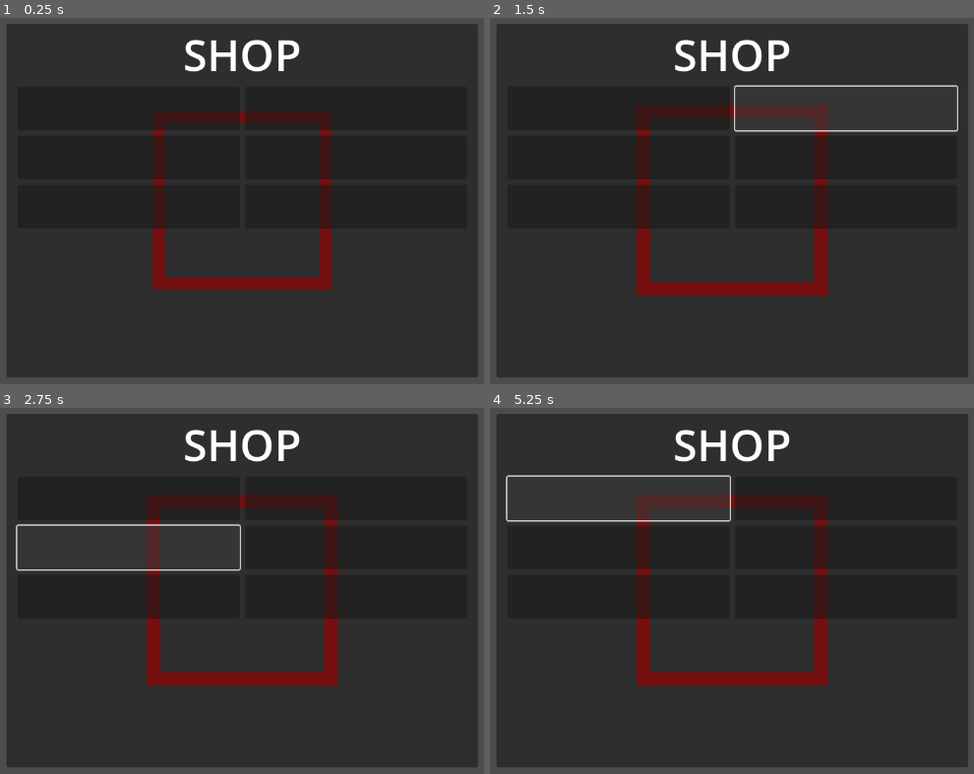
Above: before the commit, frames 1-4 (two rows, left to right).
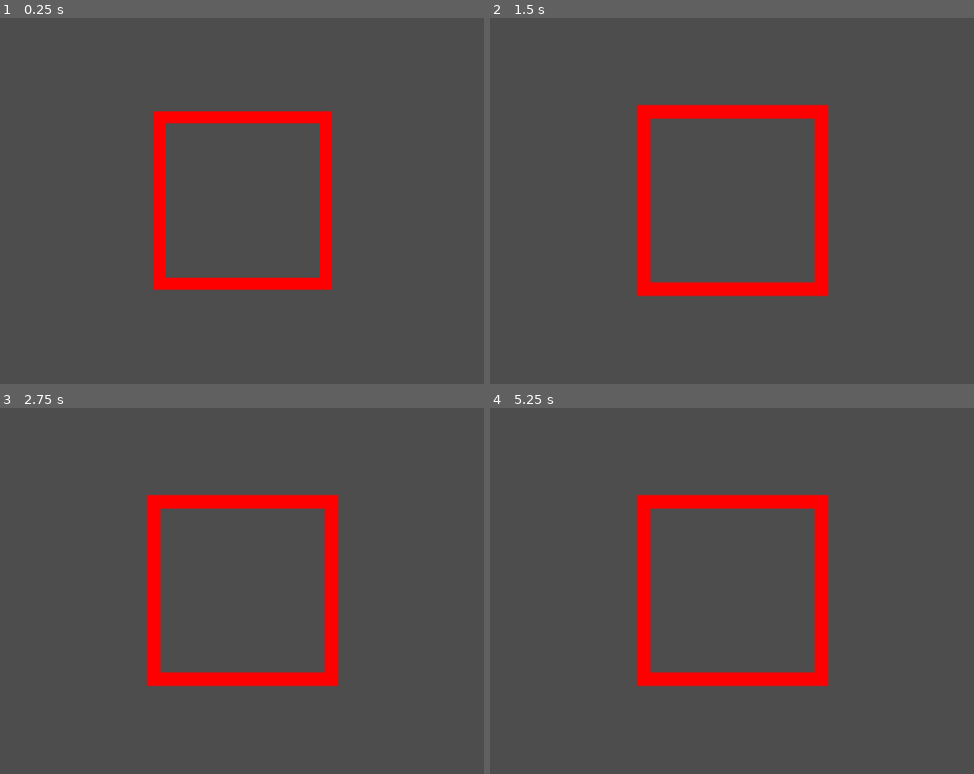
Above: after the commit, the same moments.

Repository: ketexon/ld56-team-3
Game: Godot game, scene res://game.tscn
Two runs of this game, one before a commit and one after it. Both use one fixed random seed, a clock stepped at 60 frames per second and the inputs below.
Inputs (mouse positions are in pixels of both pictures, inside the frame that each line leads up to):
- Up to frame 1 (0.25 s): no input
- Up to frame 2 (1.5 s): click (620, 109) at 0.52 s; click (848, 109) at 1.27 s
- Up to frame 3 (2.75 s): click (130, 547) at 2.02 s
- Up to frame 4 (5.25 s): click (848, 547) at 2.77 s; click (620, 598) at 3.52 s; click (848, 598) at 4.27 s; click (620, 499) at 5.02 s

The runs differ from the first frame. In frame 1, 94% of the frame differs, in the area x 1-99%, y 1-99%; in frame 2, 89%; in frame 3, 89%; in frame 4, 89%.

Commit message:
started base movement AI, started resources, started roles

Diff:
--- /dev/null
+++ b/GResource/GResource.gd
@@ -0,0 +1,10 @@
+class_name GResource
+extends Node
+
+enum Type {
+	Wood,
+	Mushroom,
+	Jewels,
+}
+
+@export var type: Type
--- a/Shop/Shop.gd
+++ b/Shop/Shop.gd
@@ -1,12 +1,8 @@
 class_name Shop
-extends CanvasLayer
+extends Control
 
+static var instance: Shop
 
-# Called when the node enters the scene tree for the first time.
-func _ready() -> void:
-	pass # Replace with function body.
-
-
-# Called every frame. 'delta' is the elapsed time since the previous frame.
-func _process(delta: float) -> void:
-	pass
+func _ready():
+	instance = self
+	visible = false
--- a/Shop/Shop.tscn
+++ b/Shop/Shop.tscn
@@ -1,6 +1,7 @@
-[gd_scene load_steps=3 format=3 uid="uid://dv6rcqp7r8e6l"]
+[gd_scene load_steps=4 format=3 uid="uid://dcfs1rukvq4xb"]
 
 [ext_resource type="PackedScene" uid="uid://b3prsx1kgmqlb" path="res://Shop/ShopButton.tscn" id="1_whls7"]
+[ext_resource type="Script" path="res://Shop/Shop.gd" id="1_y6n2r"]
 
 [sub_resource type="LabelSettings" id="LabelSettings_2qk5c"]
 font_size = 64
@@ -12,6 +13,7 @@
 anchor_bottom = 1.0
 grow_horizontal = 2
 grow_vertical = 2
+script = ExtResource("1_y6n2r")
 
 [node name="Panel" type="Panel" parent="."]
 layout_mode = 1
--- /dev/null
+++ b/TinyCreature/Roles/Monarch/Monarch.gd
@@ -0,0 +1,2 @@
+class_name Monarch
+extends Node
--- /dev/null
+++ b/TinyCreature/Roles/Monarch/Monarch.tscn
@@ -0,0 +1,14 @@
+[gd_scene load_steps=3 format=3 uid="uid://deakocdom8ine"]
+
+[ext_resource type="Script" path="res://TinyCreature/Roles/Monarch/Monarch.gd" id="1_seug3"]
+
+[sub_resource type="CircleShape2D" id="CircleShape2D_ia2ho"]
+radius = 256.0
+
+[node name="Monarch" type="Node2D"]
+script = ExtResource("1_seug3")
+
+[node name="Area2D" type="Area2D" parent="."]
+
+[node name="CollisionShape2D" type="CollisionShape2D" parent="Area2D"]
+shape = SubResource("CircleShape2D_ia2ho")
--- /dev/null
+++ b/TinyCreature/Roles/TinyCreatureRole.gd
@@ -0,0 +1,5 @@
+extends Node2D
+
+var enabled := false
+
+@export var tiny_creature: TinyCreature
--- a/TinyCreature/TinyCreature.gd
+++ b/TinyCreature/TinyCreature.gd
@@ -1,5 +1,14 @@
 class_name TinyCreature
 extends CharacterBody2D
+
+@export var lumberjack_skill: int = 2
+@export var foliage_skill: int = 2
+@export var mining_skill: int = 2
+@export var max_health: int = 100
+@export var damage: int = 5
+@export var speed: int = 5
+
+@onready var health := max_health
 
 enum Role {
 	UNASSIGNED,
--- a/TinyCreature/TinyCreature.tscn
+++ b/TinyCreature/TinyCreature.tscn
@@ -1,8 +1,9 @@
-[gd_scene load_steps=7 format=3 uid="uid://btegv4utd825m"]
+[gd_scene load_steps=8 format=3 uid="uid://btegv4utd825m"]
 
 [ext_resource type="Script" path="res://TinyCreature/TinyCreature.gd" id="1_rww3b"]
 [ext_resource type="Shader" uid="uid://0x7ndyk20oxm" path="res://TinyCreature/TinyCreatureSelectedShader.tres" id="2_ckjit"]
 [ext_resource type="Texture2D" uid="uid://54jnednsgmfq" path="res://LittleGuy.png" id="3_d58gx"]
+[ext_resource type="PackedScene" uid="uid://deakocdom8ine" path="res://TinyCreature/Roles/Monarch/Monarch.tscn" id="4_k7cv5"]
 
 [sub_resource type="RectangleShape2D" id="RectangleShape2D_xfuov"]
 size = Vector2(16, 16)
@@ -19,6 +20,9 @@
 [node name="TinyCreature" type="CharacterBody2D" groups=["player_tiny_creatures"]]
 script = ExtResource("1_rww3b")
 
+[node name="BaseMovementAI" type="Node2D" parent="."]
+unique_name_in_owner = true
+
 [node name="CollisionShape2D" type="CollisionShape2D" parent="."]
 shape = SubResource("RectangleShape2D_xfuov")
 
@@ -27,3 +31,7 @@
 texture_repeat = 1
 material = SubResource("ShaderMaterial_4vllp")
 texture = SubResource("AtlasTexture_8sv07")
+
+[node name="Roles" type="Node2D" parent="."]
+
+[node name="Monarch" parent="Roles" instance=ExtResource("4_k7cv5")]
--- /dev/null
+++ b/TinyCreature/TinyCreatureBaseMovementAI.gd
@@ -0,0 +1,6 @@
+class_name TinyCreatureBaseMovementAI
+extends Node2D
+
+@export var tiny_creature: TinyCreature
+
+var enabled := true
Not shown: 1 places in UI.tscn that only renumber resources
